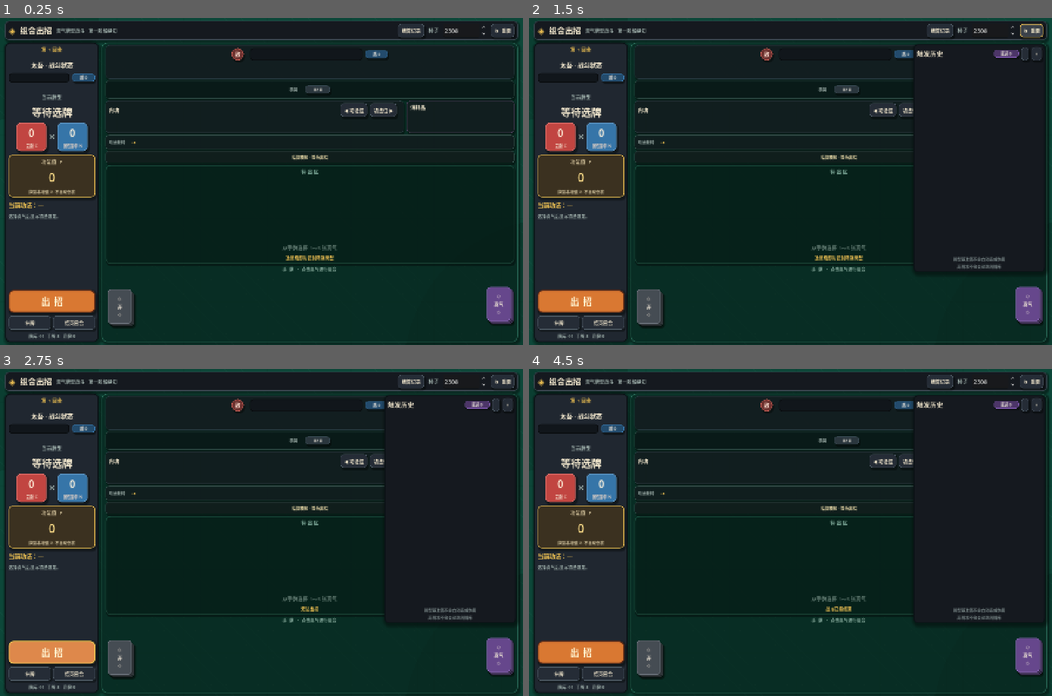
Above: before the commit, frames 1-4 (two rows, left to right).
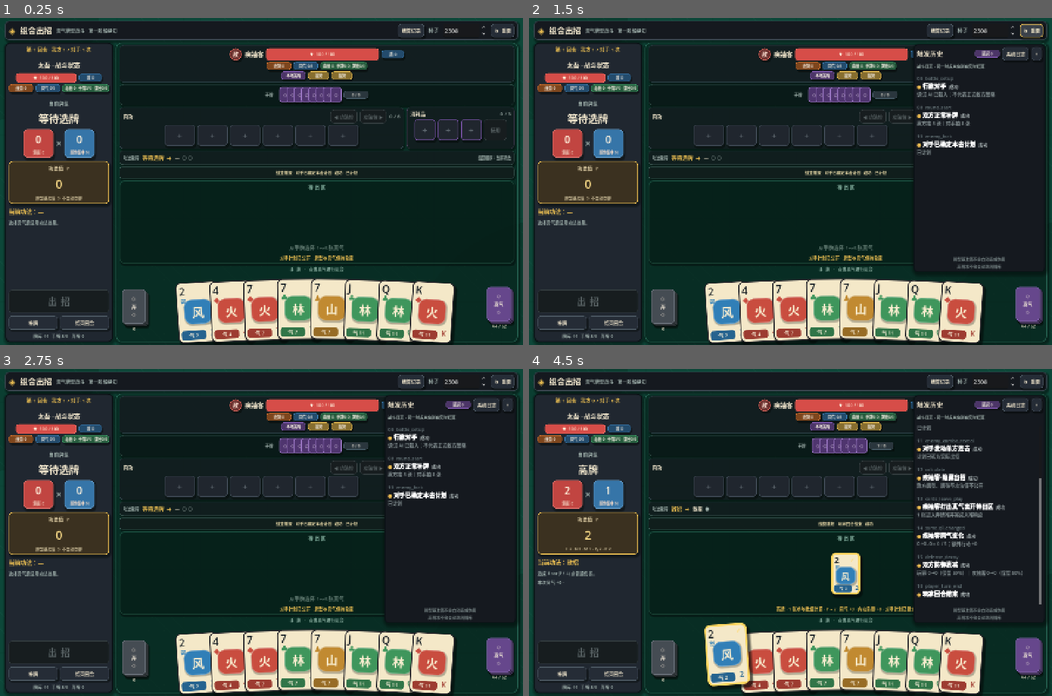
Above: after the commit, the same moments.

Repository: duguyumei/games
Game: Godot game, scene res://ui/main.tscn
The game is run twice, just before and just after one commit, with the same random seed, the same clock (stepped at 60 frames per second) and the same inputs. This scene is started directly instead of the project's main scene.
Inputs (mouse positions are in pixels of both pictures, inside the frame that each line leads up to):
- Up to frame 1 (0.25 s): no input
- Up to frame 2 (1.5 s): click "结算记录" at 0.5 s; click "↻ 重置" at 1.25 s
- Up to frame 3 (2.75 s): click (52, 653) at 2 s, where only the run before the commit has a clickable "出 招"
- Up to frame 4 (4.5 s): click "补牌" at 2.75 s; click "结束回合" at 3.5 s; click (727, 663) at 4.25 s, where only the run after the commit has a clickable "2"

The runs differ from the first frame. In frame 1, 24% of the frame differs, in the area x 1-99%, y 7-100%; in frame 2, 24%; in frame 3, 24%; in frame 4, 26%, in the area x 1-98%, y 7-100%.
Error before the commit: Parse Error: Identifier "_card_trigger_replay_service" not declared in the current scope. (res://core/status_system.gd:455)

Commit message:
已完成 StatusSystem 第三批真气行为分发拆分。
- 新增/落地 [card_status_behavior_service.gd](/Users/cc/Documents/taiwu/combo_duel_vslice/core/statuses/card_status_behavior_service.gd)，公开接口包括：
  `can_play_card`、弃牌早晚期、抽牌、明确弃牌、打出异状结算、回合结束、最终回合结束、`dispatch`，以及效果端口、RNG、重演服务注入。
- [status_system.gd](/Users/cc/Documents/taiwu/combo_duel_vslice/core/status_system.gd) 保留原公开 Facade。已注入权限服务时仍优先统一权限查询；fallback 才执行 `play_attempt` 行为。
- `behavior_registry` 指向行为服务实际持有的同一个 Registry 实例。
- `StatusBehaviorContext.status_system` 已收窄为 `card_anomaly_service`；Handler 的有效真气查询、异状施加和移除均直接调用该服务。
- 从 StatusSystem 删除了 `_dispatch_card_behaviors`、执行/聚合/排序/重演辅助、`_dispatch_card_turn_end`、`_legacy_can_play_card` 算法及重演服务实际所有权。
- TURN_END 和 TURN_END_FINAL 的外层时点判断仍在 StatusSystem，逐牌执行委托行为服务。
- 重演继续只使用首次成功执行的 entries，不受首次移除异状影响；毒伤有效真气值首次执行前冻结，重演复用相同 `frozen_amount`。
- 更新了 [development-workflow.md](/Users/cc/Documents/taiwu/combo_duel_vslice/docs/development-workflow.md) 和 [architecture-audit.md](/Users/cc/Documents/taiwu/combo_duel_vslice/docs/architecture-audit.md)，下一批为动态响应注册与执行服务。

最新行数：

- `status_system.gd`：866 行
- `card_status_behavior_service.gd`：250 行

验证结果：

- `git diff --check` 通过。
- Headless 项目加载通过：675 项。
- 日志：`/tmp/taiwu-status-behavior-project-load-01.log`
- `Can't load script`、`File not found`、`Parse Error`、`SCRIPT ERROR` 均无匹配。
- 仅有已知非阻塞 macOS CA 警告。
- 按要求未运行 quick/full。

Diff:
--- a/combo_duel_vslice/core/status_system.gd
+++ b/combo_duel_vslice/core/status_system.gd
@@ -300,17 +300,12 @@
 func can_play_card(holder, card) -> Dictionary:
     if battle_permission_service != null:
         return battle_permission_service.can_play_card(holder, card)
-    return _legacy_can_play_card(holder, card)
-
-func _legacy_can_play_card(holder, card) -> Dictionary:
-    var result := _dispatch_card_behaviors("play_attempt", holder, card)
-    if bool(result.get("blocked", false)):
-        return {"allowed": false, "reason": str(result.get("reason", "此真气本回合不能打出"))}
-    return {"allowed": true}
+    return card_status_behavior_service.can_play_card(holder, card)
 
 func permission_query(hook: String, context: Dictionary) -> Dictionary:
     if hook == "card_play_permission_query":
-        return _legacy_can_play_card(context.get("owner", context.get("actor")), context.get("card"))
+        return card_status_behavior_service.can_play_card(
+            context.get("owner", context.get("actor")), context.get("card"))
     # 状态系统目前没有额外的明确弃牌否决；统一端口仍记录这一来源。
     return {"allowed": true}
 
@@ -388,20 +383,17 @@
     return card_anomaly_service.on_card_enter_discard(card, source)
 
 func on_card_enter_discard_behaviors(holder, card) -> void:
-    _dispatch_card_behaviors("enter_discard", holder, card)
+    card_status_behavior_service.on_card_enter_discard(holder, card)
 
 func on_card_enter_discard_late(holder, card) -> void:
-    _dispatch_card_behaviors("enter_discard_late", holder, card)
+    card_status_behavior_service.on_card_enter_discard_late(holder, card)
 
 func on_card_drawn(holder, card) -> void:
-    if not holder.hand.has(card):
-        return
-    _dispatch_card_behaviors("draw", holder, card)
+    card_status_behavior_service.on_card_drawn(holder, card)
 
 func on_card_explicit_discard(holder, card, allow_void_departure: bool = false) -> void:
-    if not holder.discard_pile.has(card) and not allow_void_departure:
-        return
-    _dispatch_card_behaviors("explicit_discard", holder, card)
+    card_status_behavior_service.on_card_explicit_discard(
+        holder, card, allow_void_departure)
 
 func _on_after_normal_draw(event) -> Dictionary:
     if event.actor == null:
@@ -419,182 +411,11 @@
         holder,
         cards: Array,
         source_values: Dictionary = {}) -> Array:
-    var resolutions: Array = []
-    for card in cards:
-        for resolution in _dispatch_card_behaviors(
-                "played", holder, card, source_values).get("resolutions", []):
-            resolutions.append(resolution)
-    return resolutions
+    return card_status_behavior_service.resolve_played_card_anomalies(
+        holder, cards, source_values)
 
 func effective_qi_value(card) -> int:
     return card_anomaly_service.effective_qi_value(card)
-
-func _dispatch_card_behaviors(
-        trigger: String,
-        holder,
-        card,
-        source_values: Dictionary = {}) -> Dictionary:
-    var entries: Array = []
-    var snapshot: Dictionary = card.anomaly_snapshot()
-    for status_id in snapshot.get("buffs", {}).keys():
-        _append_card_behavior_entries(entries, trigger, "buff", str(status_id))
-    for status_id in snapshot.get("debuffs", {}).keys():
-        _append_card_behavior_entries(entries, trigger, "debuff", str(status_id))
-    var state: Dictionary = snapshot.get("state", {})
-    _append_card_behavior_entries(entries, trigger, "state", str(state.get("id", "")))
-    for status_id in snapshot.get("marks", {}).keys():
-        _append_card_behavior_entries(entries, trigger, "mark", str(status_id))
-    entries.sort_custom(func(left, right):
-        if int(left["priority"]) != int(right["priority"]):
-            return int(left["priority"]) < int(right["priority"])
-        if str(left["status_id"]) != str(right["status_id"]):
-            return str(left["status_id"]) < str(right["status_id"])
-        return int(left["behavior_index"]) < int(right["behavior_index"]))
-    var source_trigger := _qualified_card_trigger(trigger)
-    var replay_count := 0
-    if source_trigger != "" and _card_trigger_replay_service != null:
-        replay_count = _card_trigger_replay_service.qualified_replay_count(
-            card, source_trigger, source_values)
-    var normal := _execute_card_behavior_entries(
-        entries,
-        trigger,
-        source_trigger,
-        holder,
-        card,
-        source_values,
-        0,
-        0,
-        true)
-    var aggregate: Dictionary = normal["aggregate"]
-    for replay_index in range(replay_count):
-        var replayed := _execute_card_behavior_entries(
-            normal["executed_entries"],
-            trigger,
-            source_trigger,
-            holder,
-            card,
-            source_values,
-            1,
-            replay_index + 1,
-            false)
-        _merge_card_behavior_aggregate(
-            aggregate, replayed["aggregate"])
-    return aggregate
-
-func _execute_card_behavior_entries(
-        entries: Array,
-        trigger: String,
-        source_trigger: String,
-        holder,
-        card,
-        source_values: Dictionary,
-        replay_depth: int,
-        trigger_sequence: int,
-        require_current_anomaly: bool) -> Dictionary:
-    var aggregate := {
-        "resolutions": [],
-        "stop_card_behaviors": false,
-        "blocked": false,
-        "reason": "",
-    }
-    var executed_entries: Array = []
-    for entry_value in entries:
-        var entry: Dictionary = entry_value.duplicate(true)
-        if require_current_anomaly and not card.has_anomaly(
-                str(entry["category"]), str(entry["status_id"])):
-            continue
-        if replay_depth == 0 \
-                and str(entry.get("behavior", {}).get("handler", "")) \
-                    == "damage_holder_by_current_qi":
-            entry["behavior"]["frozen_amount"] = effective_qi_value(card)
-        var context_values := source_values.duplicate()
-        context_values.merge({
-            "trigger": trigger,
-            "status_id": entry["status_id"],
-            "category": entry["category"],
-            "definition": entry["definition"],
-            "behavior": entry["behavior"],
-            "holder": holder,
-            "card": card,
-            "status_system": self,
-            "effect_ports": _effect_ports(),
-            "source_card_instance_id": str(card.id),
-            "source_trigger": source_trigger,
-            "action_token": str(source_values.get("action_token", "")),
-            "replay_depth": replay_depth,
-            "trigger_sequence": trigger_sequence,
-            "rng": _rng,
-        }, true)
-        var context = StatusBehaviorContextScript.new().configure(
-            context_values)
-        var result: Dictionary = behavior_registry.execute(entry["behavior"], context)
-        if not bool(result.get("success", false)):
-            continue
-        executed_entries.append(entry)
-        if result.has("resolution"):
-            var resolution: Dictionary = result["resolution"]
-            resolution.merge({
-                "source_card_instance_id": str(card.id),
-                "source_trigger": source_trigger,
-                "action_token": str(source_values.get("action_token", "")),
-                "replay_depth": replay_depth,
-                "trigger_sequence": trigger_sequence,
-            }, false)
-            aggregate["resolutions"].append(resolution)
-        if bool(result.get("blocked", false)):
-            aggregate["blocked"] = true
-            aggregate["reason"] = str(result.get("reason", ""))
-        if bool(result.get("stop_card_behaviors", false)):
-            aggregate["stop_card_behaviors"] = true
-            break
-    return {
-        "aggregate": aggregate,
-        "executed_entries": executed_entries,
-    }
-
-func _merge_card_behavior_aggregate(
-        target: Dictionary,
-        addition: Dictionary) -> void:
-    target["resolutions"].append_array(addition.get("resolutions", []))
-    target["stop_card_behaviors"] = (
-        bool(target.get("stop_card_behaviors", false))
-        or bool(addition.get("stop_card_behaviors", false)))
-    target["blocked"] = (
-        bool(target.get("blocked", false))
-        or bool(addition.get("blocked", false)))
-    if str(target.get("reason", "")) == "":
-        target["reason"] = str(addition.get("reason", ""))
-
-func _qualified_card_trigger(status_trigger: String) -> String:
-    match status_trigger:
-        "played": return "card_played"
-        "draw": return "card_drawn"
-        "explicit_discard": return "card_explicitly_discarded"
-        "enter_discard": return "card_entered_discard"
-        "turn_end": return "turn_end"
-    return ""
-
-func _append_card_behavior_entries(
-        entries: Array,
-        trigger: String,
-        category: String,
-        status_id: String) -> void:
-    if status_id == "":
-        return
-    var definition: Dictionary = content_catalog.get_by_id("anomaly", status_id)
-    for behavior_index in range(definition.get("behaviors", []).size()):
-        var behavior_value = definition.get("behaviors", [])[behavior_index]
-        var behavior: Dictionary = behavior_value
-        if str(behavior.get("trigger", "")) != trigger:
-            continue
-        entries.append({
-            "priority": int(behavior.get("priority", 500)),
-            "category": category,
-            "status_id": status_id,
-            "definition": definition,
-            "behavior": behavior,
-            "behavior_index": behavior_index,
-        })
 
 func register_delayed_effects(
         label: String,
@@ -827,7 +648,7 @@
             0,
             null,
             str(delayed["label"]))
-    _dispatch_card_turn_end(event.actor)
+    card_status_behavior_service.on_turn_end(event.actor)
     for record in delayed_records.duplicate():
         if record.get("kind") == "next_round_hand_limit" \
                 and record.get("actor") == event.actor \
@@ -857,15 +678,10 @@
         "detail": "%s结算 %d 个到期延迟效果" % [event.actor.name, due.size()],
     }
 
-func _dispatch_card_turn_end(holder) -> void:
-    for card in holder.hand.duplicate():
-        _dispatch_card_behaviors("turn_end", holder, card)
-
 func _on_card_turn_end_final(event) -> Dictionary:
     if event.actor == null:
         return {"success": false, "detail": "最终回合结束时点缺少行动方"}
-    for card in event.actor.hand.duplicate():
-        _dispatch_card_behaviors("turn_end_final", event.actor, card)
+    card_status_behavior_service.on_turn_end_final(event.actor)
     return {"success": true}
 
 func _on_combat_source_turn_end(event) -> Dictionary:
Not shown, changed: combo_duel_vslice/docs/architecture-audit.md
Not shown, changed: combo_duel_vslice/docs/development-workflow.md
